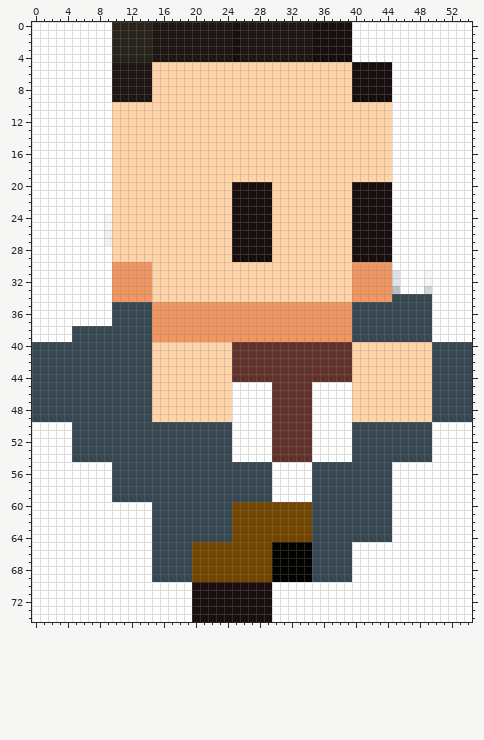
Two states of a sprite sheet, Images/ronaldus_jump_1.png. Above: the version before the commit.
The file is 55x75 pixels. Colours within 5 levels of each other are drawn and written as one.
The result:
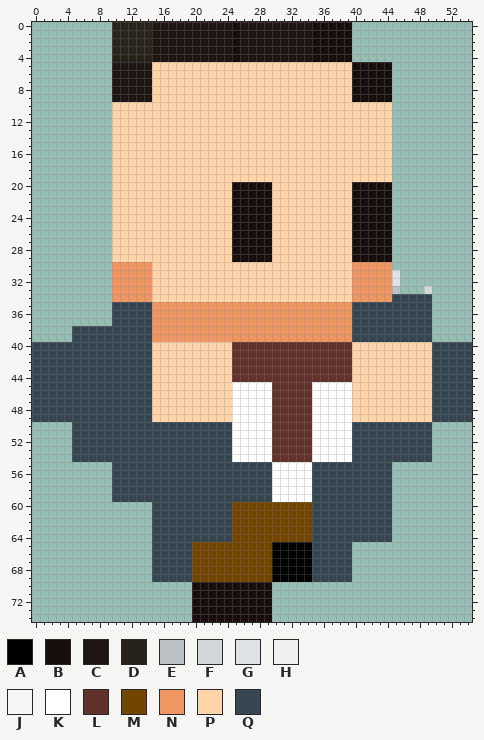
Palette (. is transparent): A #010100  B #190e0e  C #1e1613  D #27221a  E #bac0c3  F #d4d7d9  G #dfe2e4  H #f1f0f0  J #f5f6f6  K #ffffff  L #61322c  M #724600  N #ef9662  P #ffd4a8  Q #364751
The edit:
Changed rows in their new state; - is an unchanged pixel.
first column x 0:
 0 ..........------------------------------...............
 1 ..........------------------------------...............
 2 ..........------------------------------...............
 3 ..........------------------------------...............
 4 ..........------------------------------...............
 5 ..........-----------------------------------..........
 6 ..........-----------------------------------..........
 7 ..........-----------------------------------..........
 8 ..........-----------------------------------..........
 9 ..........-----------------------------------..........
10 ..........-----------------------------------..........
11 ..........-----------------------------------..........
12 ..........-----------------------------------..........
13 ..........-----------------------------------..........
14 ..........-----------------------------------..........
15 ..........-----------------------------------..........
16 ..........-----------------------------------..........
17 ..........-----------------------------------..........
18 ..........-----------------------------------..........
19 ..........-----------------------------------..........
20 ..........-----------------------------------..........
21 ..........-----------------------------------..........
22 ..........-----------------------------------..........
23 ..........-----------------------------------..........
24 ..........-----------------------------------..........
25 ..........-----------------------------------..........
26 ..........-----------------------------------..........
27 ..........-----------------------------------..........
28 ..........-----------------------------------..........
29 ..........-----------------------------------..........
30 ..........-----------------------------------..........
31 ..........------------------------------------.........
32 ..........------------------------------------.........
33 ..........------------------------------------...-.....
34 ..........----------------------------------------.....
35 ..........----------------------------------------.....
36 ..........----------------------------------------.....
37 ..........----------------------------------------.....
38 .....---------------------------------------------.....
39 .....---------------------------------------------.....
first column x 0:
50 .....---------------------------------------------.....
51 .....---------------------------------------------.....
52 .....---------------------------------------------.....
53 .....---------------------------------------------.....
54 .....---------------------------------------------.....
55 ..........-----------------------------------..........
56 ..........-----------------------------------..........
57 ..........-----------------------------------..........
58 ..........-----------------------------------..........
59 ..........-----------------------------------..........
60 ...............------------------------------..........
61 ...............------------------------------..........
62 ...............------------------------------..........
63 ...............------------------------------..........
64 ...............------------------------------..........
65 ...............-------------------------...............
66 ...............-------------------------...............
67 ...............-------------------------...............
68 ...............-------------------------...............
69 ...............-------------------------...............
70 ....................----------.........................
71 ....................----------.........................
72 ....................----------.........................
73 ....................----------.........................
74 ....................----------.........................
